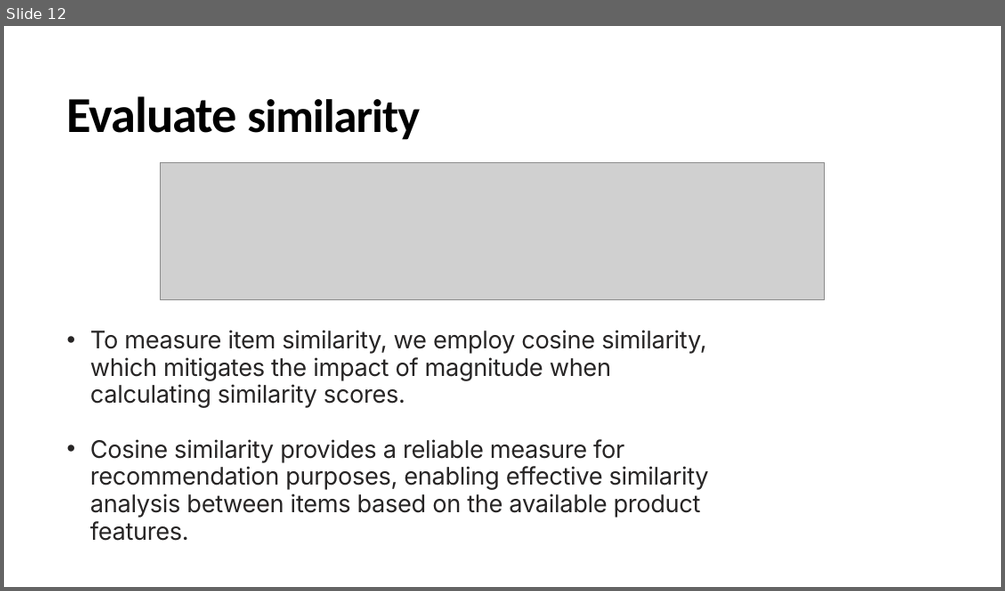
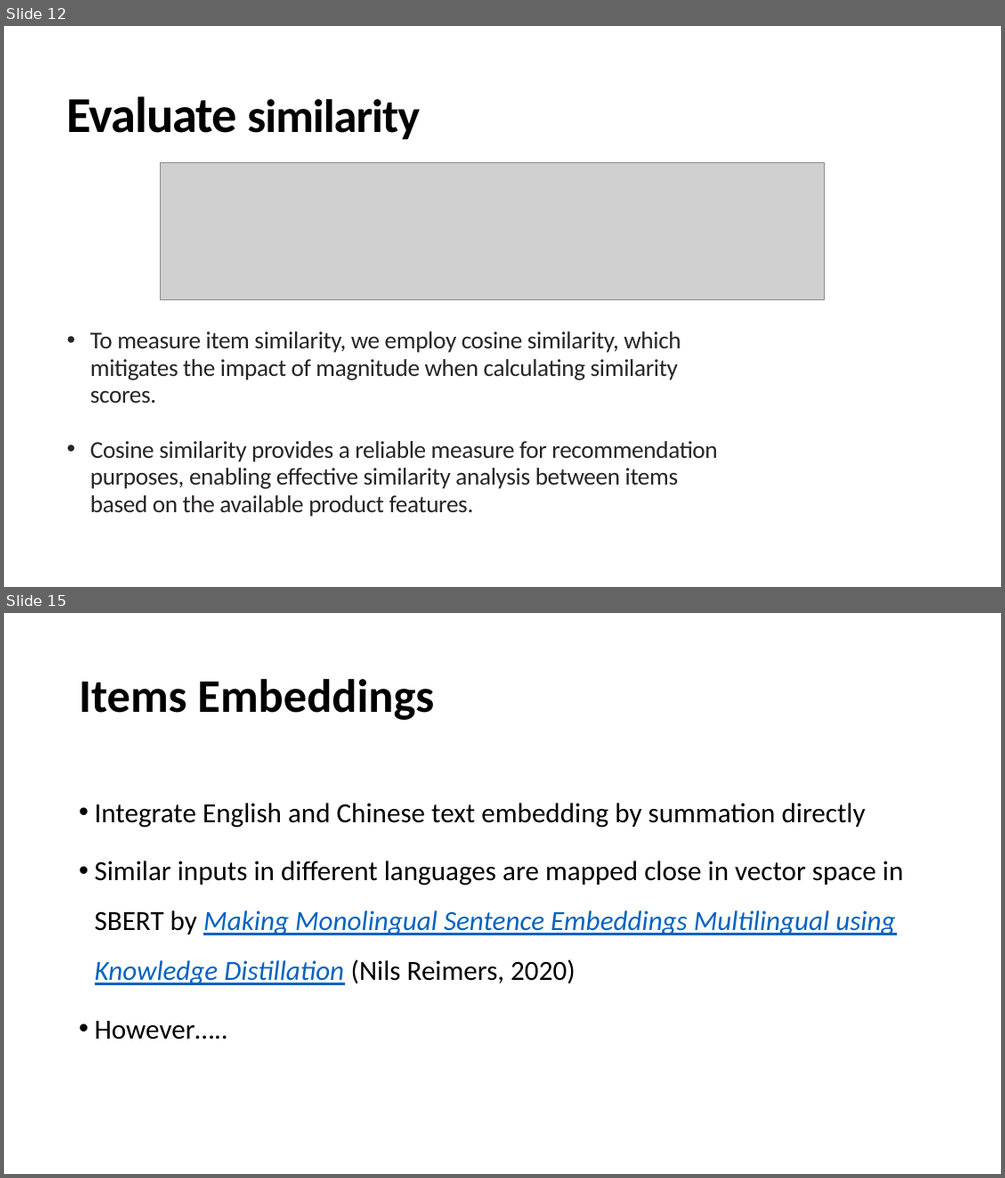
Before and after one commit to ywchen814/ExpoRecSys-Item-Recommendation-with-Flask-API-and-Elasticsearch, a slide deck: Item-Based-Recommendation_Yuwei Chen.pptx. Shown one above the other, each under a label of ours: slide 12 before the commit, slides 12 and 15 after it; the slides between them are not shown. The pictures are 1005x591 and 1005x1178 pixels, drawn with LibreOffice and Linux fonts; fonts in the diff are those of the drawing; grey boxes stand for pictures. Boxes give left, top, right and bottom in pixels: in the first picture for what was removed or moved away, otherwise in the second. Text is boxed around its words. In the diff, an @@ line names an element or a change of style, - is before the commit and + after.

```diff
--- a/Item-Based-Recommendation_Yuwei Chen.pptx
+++ b/Item-Based-Recommendation_Yuwei Chen.pptx
@@ slide 15 added at (x1=4, y1=613, x2=1001, y2=1174), background #FFFFFF @@
@@ title added at (x1=79, y1=679, x2=434, y2=720), 54 pt, text #000000, bold @@
+Items Embeddings
@@ text added at (x1=95, y1=803, x2=903, y2=1039), 32 pt, text #000000 @@
+• Integrate English and Chinese text embedding by summation directly
+• Similar inputs in different languages are mapped close in vector space in SBERT by Making Monolingual Sentence Embeddings Multilingual using Knowledge Distillation (Nils Reimers, 2020)
+• However…..
@@ slide 12 changed as well @@
@@ background #F5F5F5 to #FFFFFF @@
@@ text "To measure item similarity, we ..." at (x1=90, y1=331, x2=717, y2=516): font Inter to Calibri @@
```
Also in this commit, not shown: 11 other slides changed, 4 other slides added, 1 slide removed, 2 other files.
